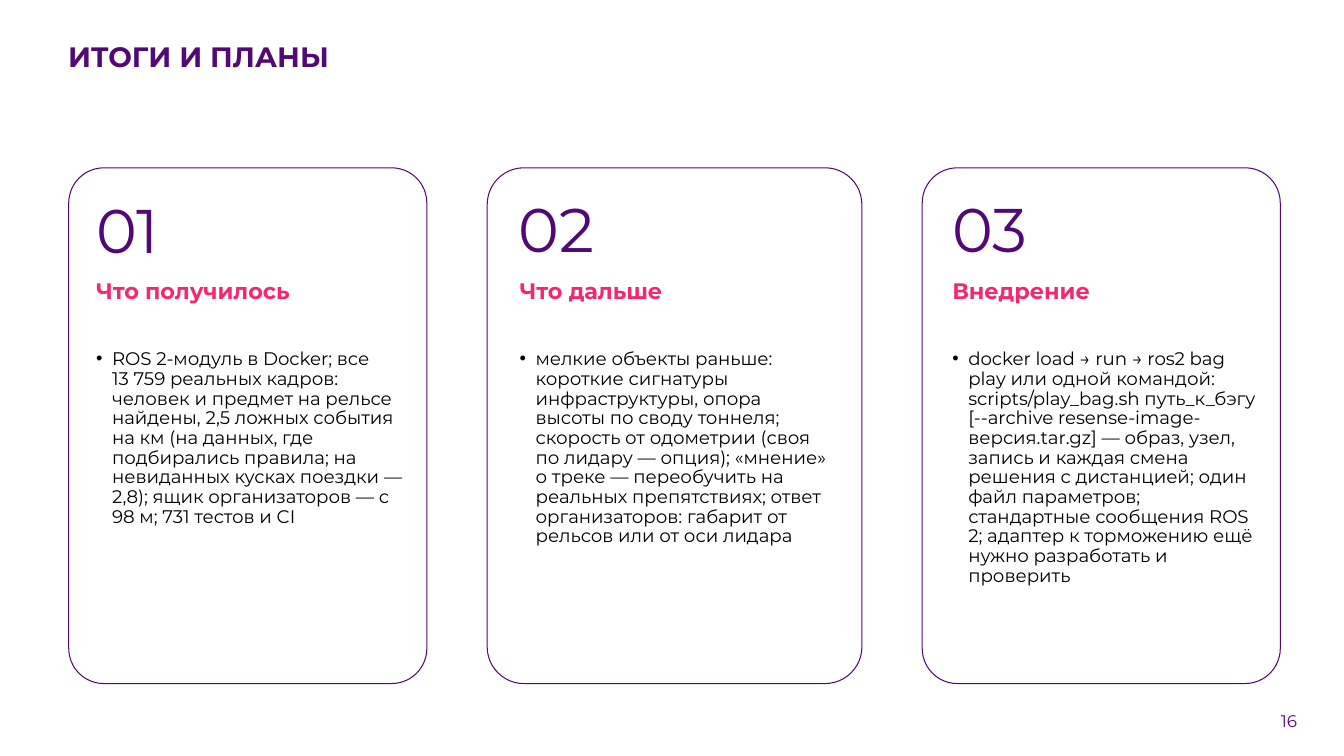
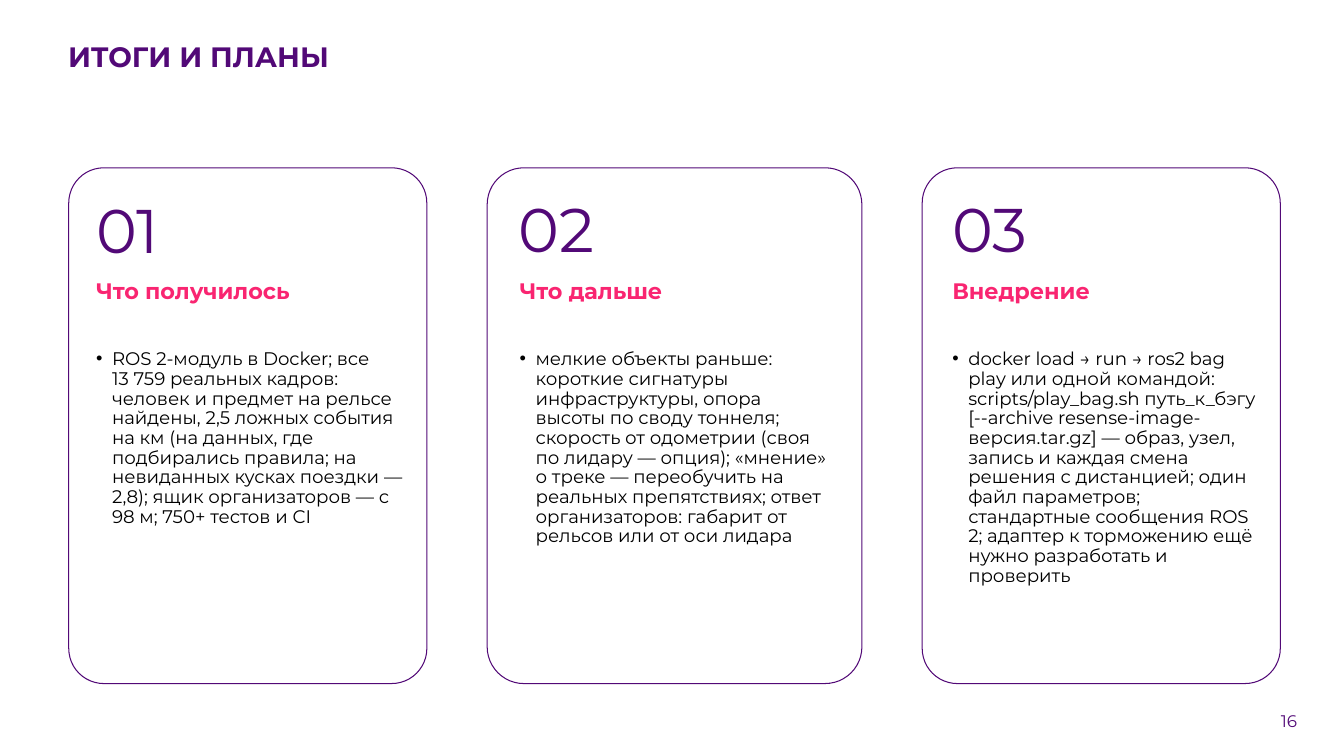
Before and after one commit to pmixay/ReSense, a slide deck: slide 16 of docs/presentation/ReSense_LCT2026.pptx. Drawn at 1344x756 pixels with LibreOffice and Linux fonts; fonts in the diff are those of the drawing; background and template pictures are left out. Boxes give left, top, right and bottom in pixels: in the first picture for what was removed or moved away, otherwise in the second. Text is boxed around its words. In the diff, an @@ line names an element or a change of style, - is before the commit and + after.

```diff
--- a/docs/presentation/ReSense_LCT2026.pptx
+++ b/docs/presentation/ReSense_LCT2026.pptx
@@ text at <box>112,351,393,526</box>: text changed @@
-• ROS 2-модуль в Docker; все 13 759 реальных кадров: человек и предмет на рельсе найдены, 2,5 ложных события на км (на данных, где подбирались правила; на невиданных кусках поездки — 2,8); ящик организаторов — с 98 м; 731 тестов и CI
+• ROS 2-модуль в Docker; все 13 759 реальных кадров: человек и предмет на рельсе найдены, 2,5 ложных события на км (на данных, где подбирались правила; на невиданных кусках поездки — 2,8); ящик организаторов — с 98 м; 750+ тестов и CI
```
Also in this commit, not shown: 8 other slides changed, 18 other files.
